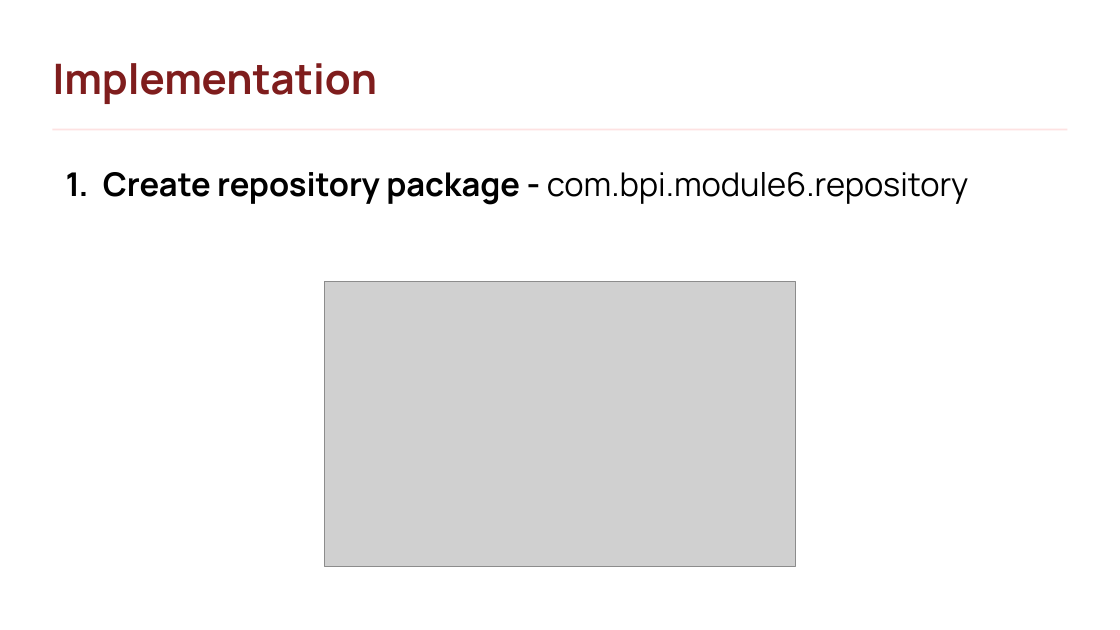
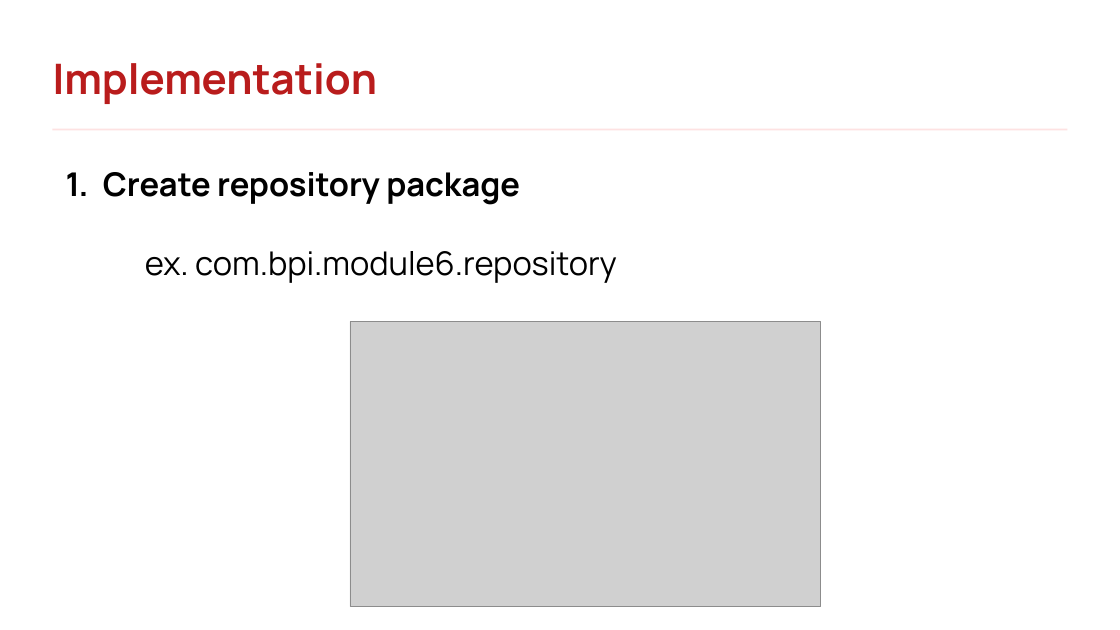
Before and after one commit to rlimosenero/rey-limosenero_java101, a slide deck: slide 158 of Java Persistence & Hibernate.pptx (slide 143 before the commit). Drawn at 1120x630 pixels with LibreOffice and Linux fonts; fonts in the diff are those of the drawing; grey boxes stand for pictures; background and template pictures are left out. Boxes give left, top, right and bottom in pixels: in the first picture for what was removed or moved away, otherwise in the second. Text is boxed around its words. In the diff, an @@ line names an element or a change of style, - is before the commit and + after.

```diff
--- a/Java Persistence & Hibernate.pptx
+++ b/Java Persistence & Hibernate.pptx
@@ text "Implementation" at box(53, 63, 378, 104): text colour #7F1D1D to #B91C1C @@
@@ text at box(103, 172, 617, 283): text changed @@
-1. Create repository package - com.bpi.module6.repository
+1. Create repository package
+ex. com.bpi.module6.repository
@@ picture: place and size @@
-picture at box(324, 281, 796, 566)
+picture at box(350, 322, 822, 607)
```
Also in this commit, not shown: 23 other slides changed, 27 slides added, 4 slides removed.
